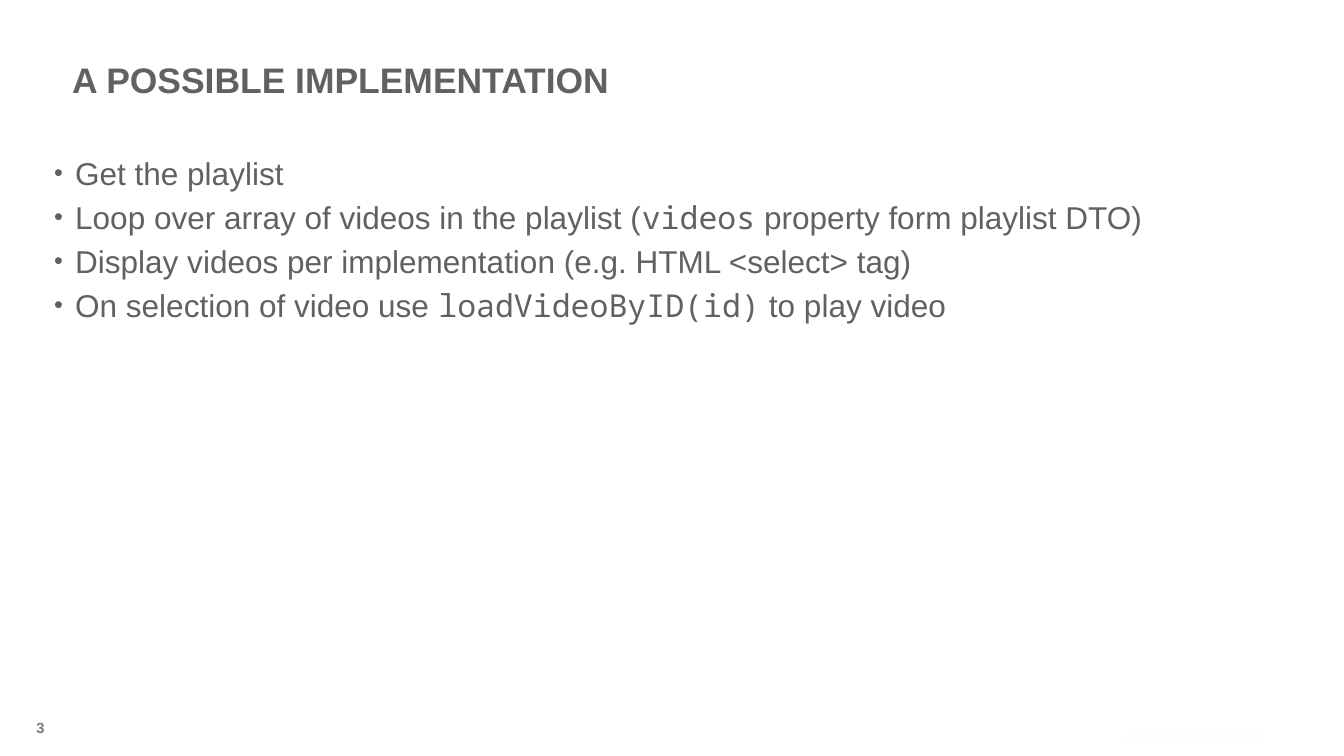
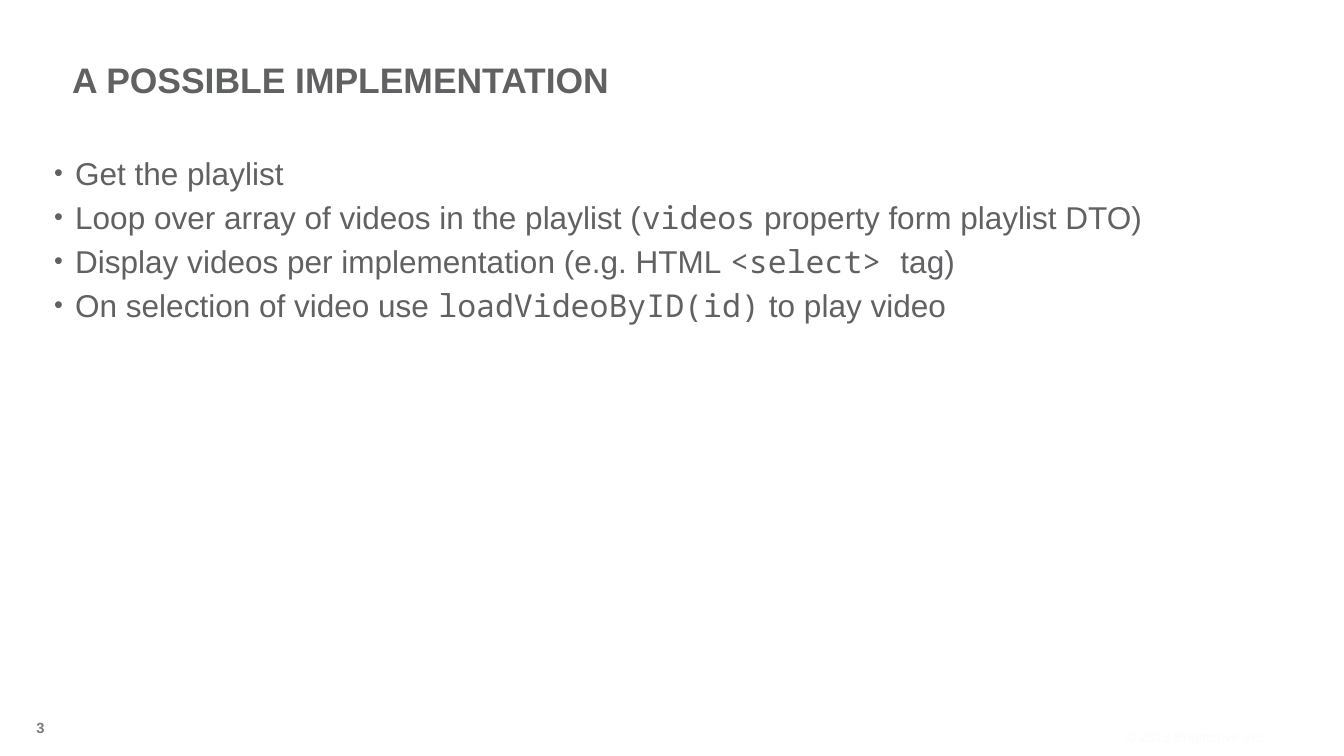
Before and after one commit to BrightcoveLearning/VideoCloudSmartPlayerAPI, a slide deck: slide 3 of VideoSessionsMaterials/v13-playlists.pptx. Drawn at 1344x756 pixels with LibreOffice and Linux fonts; fonts in the diff are those of the drawing; background and template pictures are left out. Boxes give left, top, right and bottom in pixels: in the first picture for what was removed or moved away, otherwise in the second. Text is boxed around its words. In the diff, an @@ line names an element or a change of style, - is before the commit and + after.

Commit message:
courseware and video updates

```diff
--- a/VideoSessionsMaterials/v13-playlists.pptx
+++ b/VideoSessionsMaterials/v13-playlists.pptx
@@ text at (75, 249, 954, 279): font Arial to Noto Sans Mono in "<select>" @@
```
Also in this commit, not shown: 1 other slide changed, 1 slide added, 12 other files.
